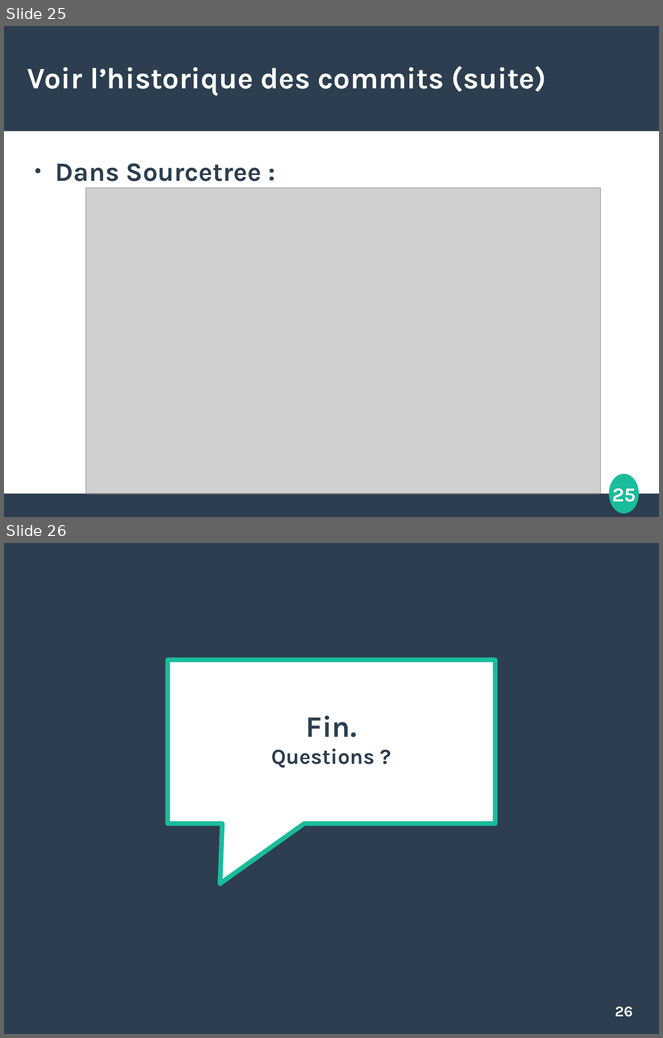
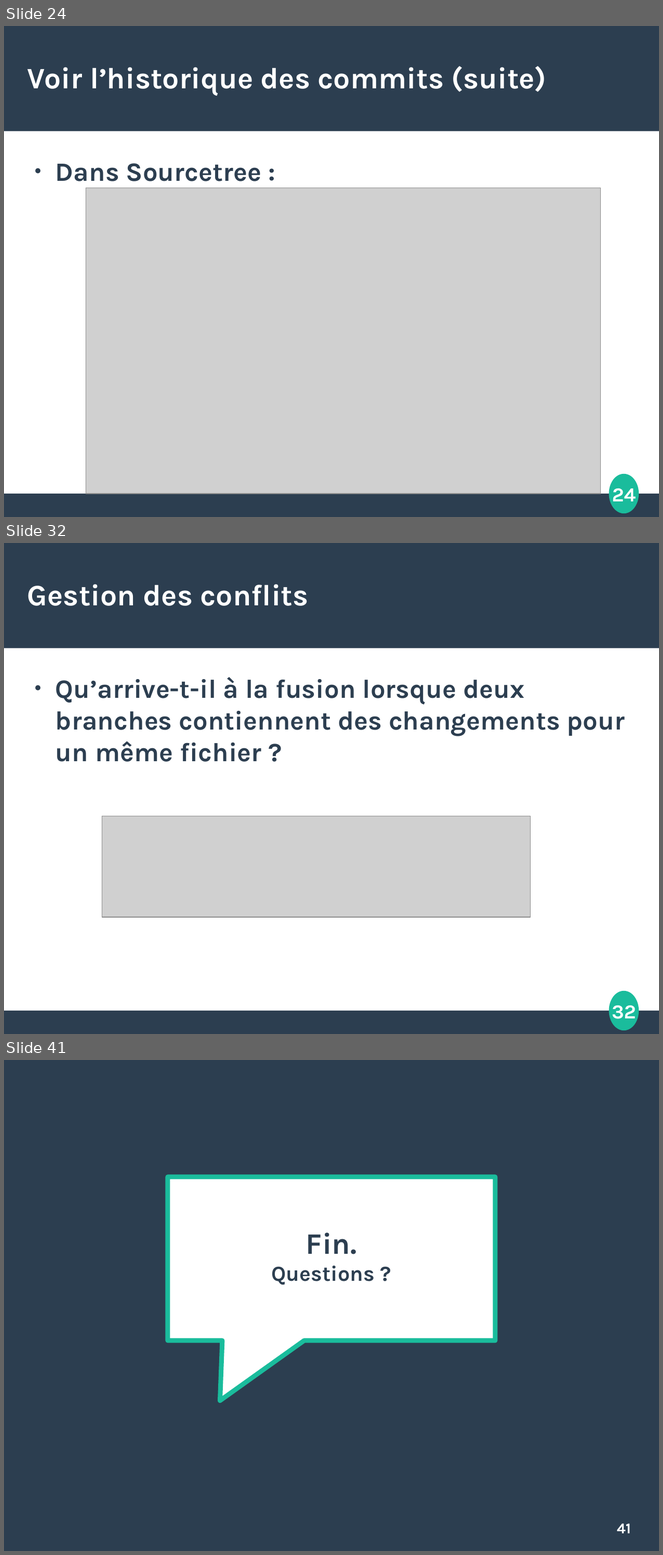
Before and after one commit to etdube/formation_git, a slide deck: Présentation git.odp. Shown one above the other, each under a label of ours: slides 25 and 26 before the commit, slides 24, 32 and 41 after it; the slides between them are not shown. The pictures are 663x1038 and 663x1555 pixels, drawn with LibreOffice and Linux fonts; fonts in the diff are those of the drawing; grey boxes stand for pictures. Boxes give left, top, right and bottom in pixels: in the first picture for what was removed or moved away, otherwise in the second. Text is boxed around its words. In the diff, an @@ line names an element or a change of style, - is before the commit and + after.

Commit message:
Ajout section gestion conflits

```diff
--- a/Présentation git.odp
+++ b/Présentation git.odp
@@ slide 32 added at (4, 543, 659, 1034), background #FFFFFF; not listed: 4 template elements that a slide beside it also shows @@
@@ title added at (27, 584, 309, 606), 36 pt, text #FFFFFF, bold @@
+Gestion des conflits
@@ text added at (55, 677, 625, 762), 32 pt, text #2C3E50, bold @@
+● Qu’arrive-t-il à la fusion lorsque deux branches contiennent des changements pour un même fichier ?
@@ picture added at (102, 817, 531, 917) @@
@@ what was slide 25 is now slide 24 @@
@@ page number at (612, 488, 636, 507): text changed @@
-25
+24
@@ what was slide 26 is now slide 41 @@
@@ page number at (617, 1524, 631, 1534): text changed @@
-26
+41
```
Also in this commit, not shown: 2 slides changed, 15 other slides added, 1 slide removed, 5 other files.
